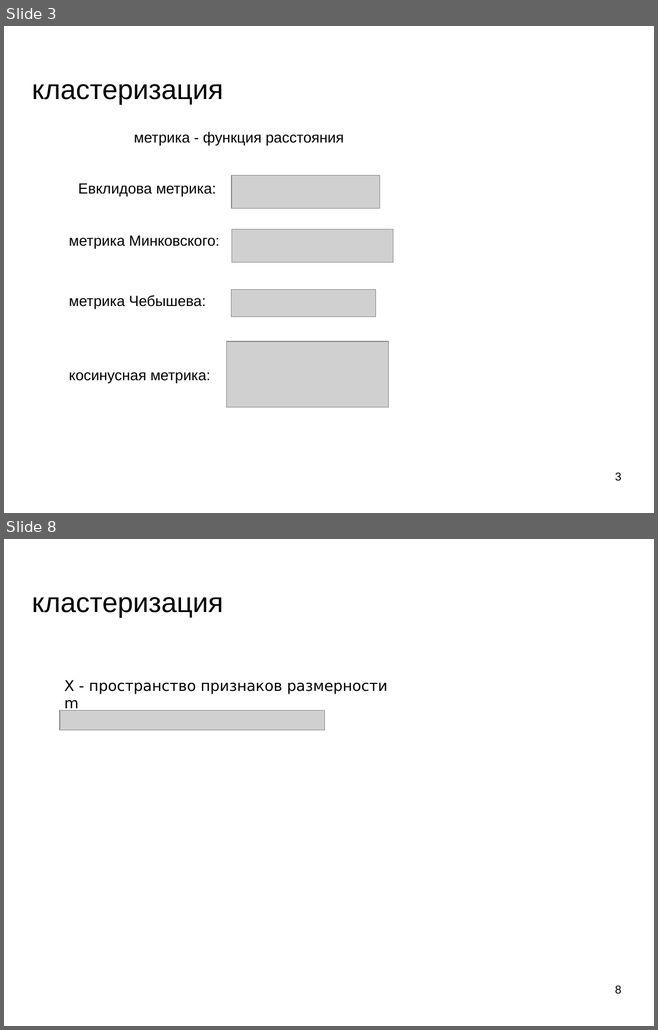
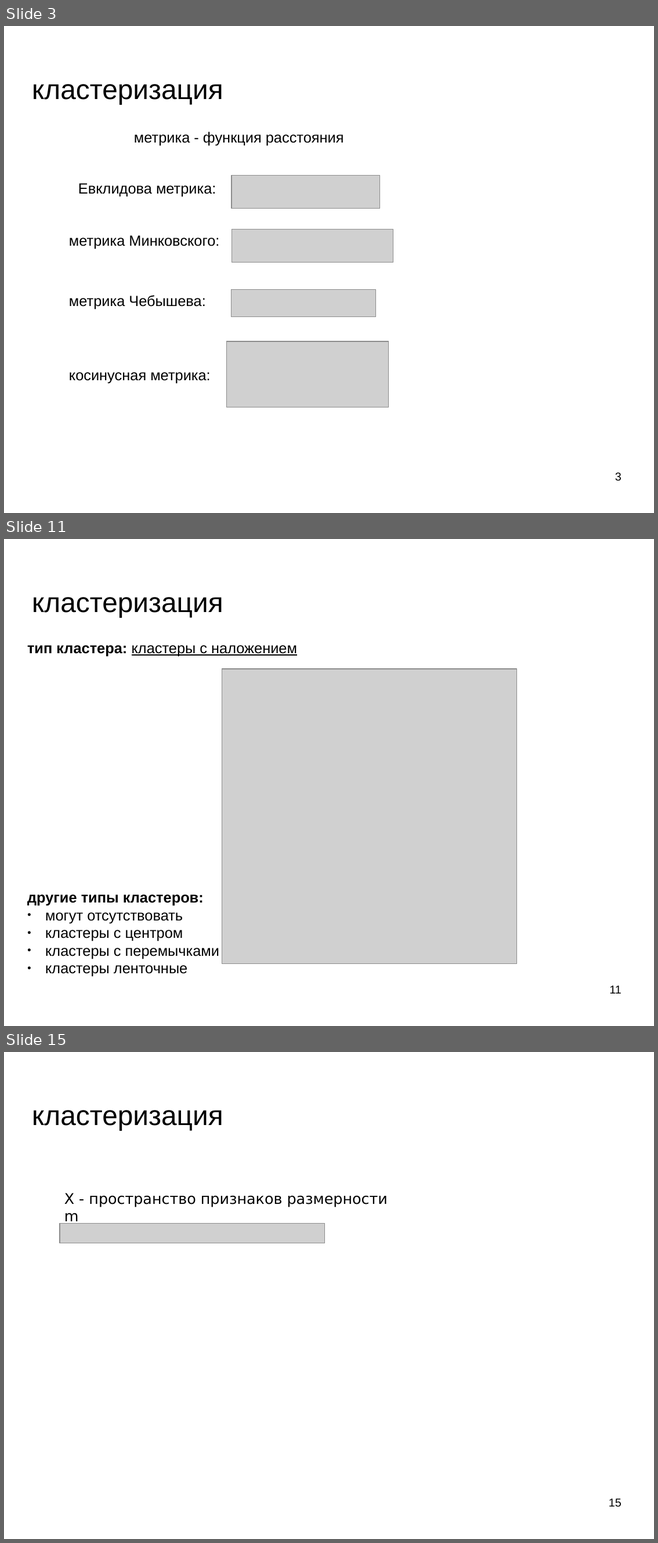
Before and after one commit to mechanoid5/ml_lectorium_legacy, a slide deck: 07-cluster.odp. Shown one above the other, each under a label of ours: slides 3 and 8 before the commit, slides 3, 11 and 15 after it; the slides between them are not shown. The pictures are 658x1030 and 658x1543 pixels, drawn with LibreOffice and Linux fonts; fonts in the diff are those of the drawing; grey boxes stand for pictures; background and template pictures are left out. Boxes give left, top, right and bottom in pixels: in the first picture for what was removed or moved away, otherwise in the second. Text is boxed around its words. In the diff, an @@ line names an element or a change of style, - is before the commit and + after.

```diff
--- a/07-cluster.odp
+++ b/07-cluster.odp
@@ slide 11 added at bbox=[4, 539, 654, 1026], background picture (left out) @@
@@ title added at bbox=[32, 597, 223, 617], 33.9 pt, text #000000 @@
+кластеризация
@@ subtitle added at bbox=[27, 645, 297, 656], 18 pt, text #000000, underline @@
+тип кластера: кластеры с наложением
@@ picture added at bbox=[222, 669, 517, 964] @@
@@ text added at bbox=[27, 895, 219, 977], 18 pt, text #000000 @@
+другие типы кластеров:
+● могут отсутствовать
+● кластеры с центром
+● кластеры с перемычками
+● кластеры ленточные
@@ page number added at bbox=[609, 986, 621, 994], 14 pt, text #000000 @@
+11
@@ what was slide 8 is now slide 15 @@
@@ page number at bbox=[608, 1499, 621, 1507]: text changed @@
-8
+15
```
Also in this commit, not shown: 4 slides changed, 7 other slides added, 1 slide removed, 8 other files.
